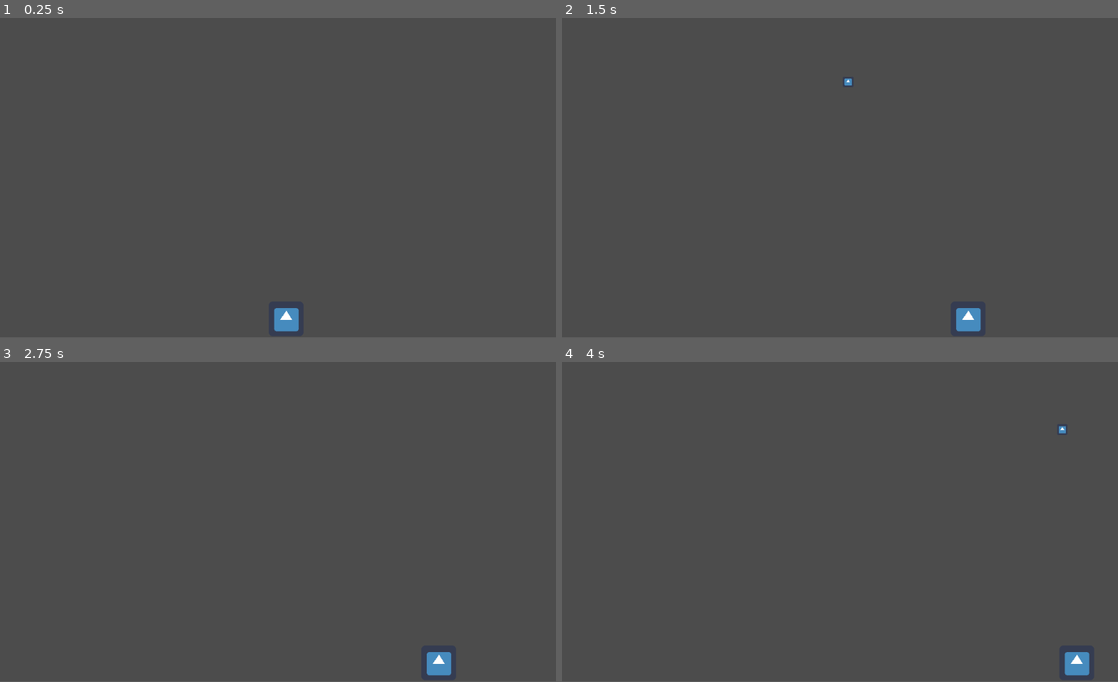
Above: before the commit, frames 1-4 (two rows, left to right).
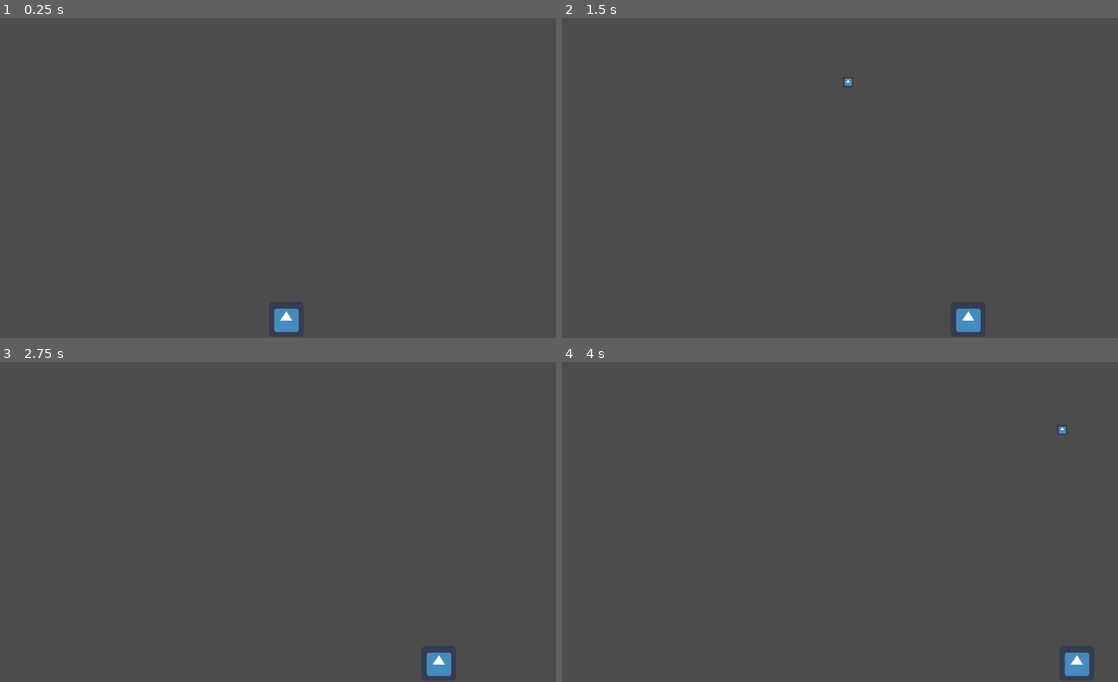
Above: after the commit, the same moments.

Repository: Santyru-C/space-invaders-clone
Game: Godot game, scene res://scenes/Main.tscn
Two runs of this game, one before a commit and one after it. Both use one fixed random seed, a clock stepped at 60 frames per second and the inputs below. Before the commit the project has no main scene; this scene is started directly in both runs. The engine's default icon, where the game draws it, is replaced by a stand-in: a white triangle on a blue panel in a dark square.
Inputs:
- Up to frame 1 (0.25 s): no input
- Up to frame 2 (1.5 s): tap Enter (ui_accept) at 0.5, 0.77 s; hold Right (ui_right) 0.53-1.28 s; hold Left (ui_left) from 1.28 s (still down)
- Up to frame 3 (2.75 s): tap Enter (ui_accept) at 1.52 s; release Left (ui_left) at 2.03 s; hold Right (ui_right) from 2.03 s (still down)
- Up to frame 4 (4 s): tap Enter (ui_accept) at 3.02, 3.77 s; release Right (ui_right) at 3.53 s; hold Left (ui_left) from 3.53 s (still down)
In our replay, the window is 800x468 before the commit and 800x469 after it. These sizes can differ from the game's own. Grey fills any space a smaller window leaves; there, only what the larger window draws over its background counts as a difference.

The runs differ from the first frame. In frame 1, less than 0.1% of the frame differs, in the area x 49-54%, y 90-99%; in frame 2, less than 0.1%; in frame 3, less than 0.1%; in frame 4, less than 0.1%, in the area x 89-95%, y 20-99%.

Commit message:
change viewport options

Diff:
--- a/project/project.godot
+++ b/project/project.godot
@@ -11,7 +11,13 @@
 [application]
 
 config/name="Space Invaders"
+run/main_scene="res://scenes/Main.tscn"
 config/icon="res://assets/sprites/icon.png"
+
+[display]
+
+window/stretch/mode="2d"
+window/stretch/aspect="expand"
 
 [gui]
 
